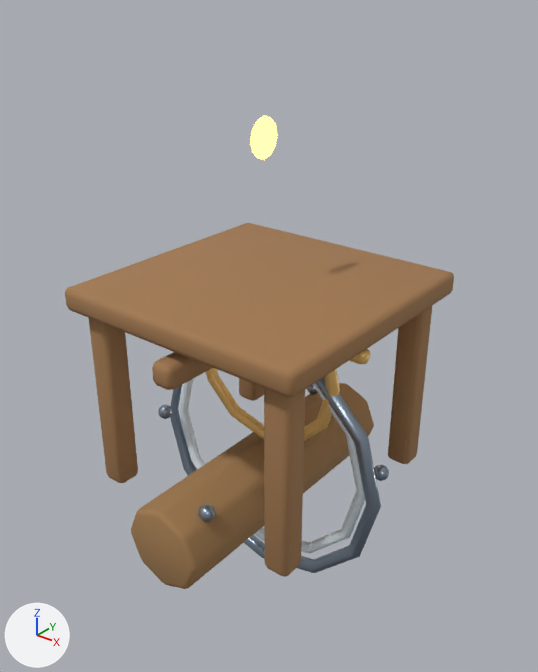
The Blender file assets-source/blender/buildings/crossbow_tower.blend, before and after one commit.
Rendered twice from a camera (50 mm lens) standing at (2.81, -3.47, 3.42) and looking at (0.02, 0.02, 1.25). The axes (+X, +Y, +Z) are drawn at lower left. The lights are the same throughout. The older version comes first.

The scene before the commit, as lines of its bpy script (objects in view):
```python
me_cube_605 = bpy.data.meshes.new('Cube.605')
me_cube_605.from_pydata(...)  # a box spanning x -0.9..0.9, y -0.08..0.08, z -0.9..0.9
me_cube_605.polygons.foreach_set('use_smooth', [True] * 6)
me_cube_605.materials.append(mat_mat_crossbow_tower_wood)  # brown #a27950
me_cylinder_077 = bpy.data.meshes.new('Cylinder.077')
me_cylinder_077.from_pydata(...)  # an 8-sided cylinder along z spanning x -0.3..0.3, y -0.3..0.3, z -1.05..1.05
me_cylinder_077.polygons.foreach_set('use_smooth', [True] * 10)
me_cylinder_077.materials.append(mat_mat_crossbow_tower_stone)  # brown #a27c50
me_icosphere_186 = bpy.data.meshes.new('Icosphere.186')
me_icosphere_186.from_pydata(...)  # an icosphere of 80 faces spanning x -0.124..0.124, y -0.13..0.13, z -0.13..0.13
me_icosphere_186.polygons.foreach_set('use_smooth', [True] * 80)
me_icosphere_186.materials.append(mat_mat_crossbow_tower_glow)  # orange #f8c876, glowing orange #f8c876
ob_deck = bpy.data.objects.new('deck', me_cube_605)
ob_deck.parent = ob_buildingroot
ob_deck.location = (0.0, 1.58, 0.0)
_m = ob_deck.modifiers.new('soft bevel', 'BEVEL')
_m.width = 0.04
_m.width_pct = 0.04
_m.segments = 2
ob_plinth = bpy.data.objects.new('plinth', me_cylinder_077)
ob_plinth.parent = ob_buildingroot
ob_plinth.location = (0.0, 0.15, 0.0)
_m = ob_plinth.modifiers.new('soft bevel', 'BEVEL')
_m.width = 0.035
_m.width_pct = 0.035
_m.segments = 2
ob_productioncore = bpy.data.objects.new('productionCore', me_icosphere_186)
ob_productioncore.parent = ob_buildingroot
ob_productioncore.location = (0.0, 2.55, 0.0)
ob_productioncore.scale = (0.0, 1.0, 1.0)
_m = ob_productioncore.modifiers.new('soft bevel', 'BEVEL')
_m.width = 0.02
_m.width_pct = 0.02
_m.segments = 2
# also in view: 'attackTrim' at (0.0, 0.0, 1.05); 'barrel' at (0.0, -0.35, 1.35); 'plinthTrim' at (0.0, 0.0, 0.31); 'leg.-0.72.0.72' at (-0.72, -0.72, 0.85); 'leg.0.72.0.72' at (0.72, -0.72, 0.85)
```
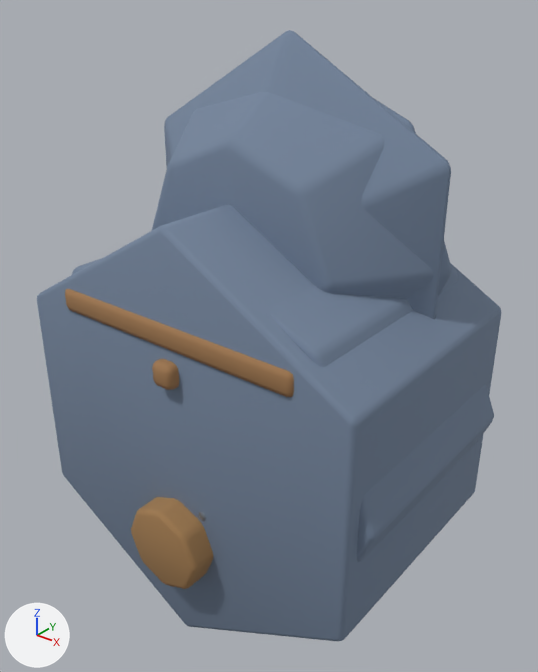
Location of each change, (x1, y1, x2, y2) in pixels of the pictures (538 x 672 px):
'LOD2_PROXY_base', added
    after: (37, 205, 501, 641)
'LOD1_PROXY_cap', added
    after: (152, 92, 452, 299)
'LOD2_PROXY_cap', added
    after: (164, 30, 451, 319)
'LOD1_PROXY_base', added
    after: (72, 258, 494, 563)
'deck', unchanged, covered by the edit
    before: (65, 223, 454, 397)
    after: (65, 289, 294, 397)
'plinth', unchanged, covered by the edit
    before: (131, 383, 374, 589)
    after: (131, 497, 213, 589)
'leg.0.72.0.72', unchanged, covered by the edit
    before: (264, 388, 305, 577)
'leg.-0.72.0.72', unchanged, covered by the edit
    before: (89, 318, 138, 483)

Edits to the bpy script that builds the scene:
```text
Add mat_mat_lodproxy:
    mat_mat_lodproxy = principled_material('MAT_LODProxy')
    mat_mat_lodproxy.base_color = (0.18, 0.24, 0.34)  # greyish blue #76869e
    mat_mat_lodproxy.metallic = 0.05
    mat_mat_lodproxy.roughness = 0.92
Add me_cone_020:
    me_cone_020.from_pydata(...)  # a 6-sided cut cone along z (radius 1.28 at the low end, 0.56 at the high end) spanning x -1.11..1.11, y -1.28..1.28, z -0.25..0.25
    me_cone_020.polygons.foreach_set('use_smooth', [True] * 8)
    me_cone_020.materials.append(mat_mat_lodproxy)  # greyish blue #76869e
Add me_cylinder_146:
    me_cylinder_146.from_pydata(...)  # a 6-sided cylinder along z spanning x -1.26..1.26, y -1.45..1.45, z -0.88..0.88
    me_cylinder_146.polygons.foreach_set('use_smooth', [True] * 8)
    me_cylinder_146.materials.append(mat_mat_lodproxy)  # greyish blue #76869e
Add me_cone_019:
    me_cone_019.from_pydata(...)  # an 8-sided cut cone along z (radius 1.15 at the low end, 0.7 at the high end) spanning x -1.15..1.15, y -1.15..1.15, z -0.32..0.32
    me_cone_019.polygons.foreach_set('use_smooth', [True] * 10)
    me_cone_019.materials.append(mat_mat_lodproxy)  # greyish blue #76869e
Add me_cylinder_145:
    me_cylinder_145.from_pydata(...)  # an 8-sided cylinder along z spanning x -1.35..1.35, y -1.35..1.35, z -0.78..0.78
    me_cylinder_145.polygons.foreach_set('use_smooth', [True] * 10)
    me_cylinder_145.materials.append(mat_mat_lodproxy)  # greyish blue #76869e
Add ob_lod2_proxy_cap:
    ob_lod2_proxy_cap = bpy.data.objects.new('LOD2_PROXY_cap', me_cone_020)
    ob_lod2_proxy_cap.parent = ob_lod2
    ob_lod2_proxy_cap.location = (0.0, 1.88, 0.0)
    _m = ob_lod2_proxy_cap.modifiers.new('soft bevel', 'BEVEL')
    _m.width = 0.04
    _m.width_pct = 0.04
    _m.segments = 2
Add ob_lod2_proxy_base:
    ob_lod2_proxy_base = bpy.data.objects.new('LOD2_PROXY_base', me_cylinder_146)
    ob_lod2_proxy_base.parent = ob_lod2
    ob_lod2_proxy_base.location = (0.0, 0.78, 0.0)
    _m = ob_lod2_proxy_base.modifiers.new('soft bevel', 'BEVEL')
    _m.width = 0.035
    _m.width_pct = 0.035
    _m.segments = 2
Add ob_lod1_proxy_cap:
    ob_lod1_proxy_cap = bpy.data.objects.new('LOD1_PROXY_cap', me_cone_019)
    ob_lod1_proxy_cap.parent = ob_lod1
    ob_lod1_proxy_cap.location = (0.0, 1.88, 0.0)
    _m = ob_lod1_proxy_cap.modifiers.new('soft bevel', 'BEVEL')
    _m.width = 0.04
    _m.width_pct = 0.04
    _m.segments = 2
Add ob_lod1_proxy_base:
    ob_lod1_proxy_base = bpy.data.objects.new('LOD1_PROXY_base', me_cylinder_145)
    ob_lod1_proxy_base.parent = ob_lod1
    ob_lod1_proxy_base.location = (0.0, 0.78, 0.0)
    _m = ob_lod1_proxy_base.modifiers.new('soft bevel', 'BEVEL')
    _m.width = 0.035
    _m.width_pct = 0.035
    _m.segments = 2
```
